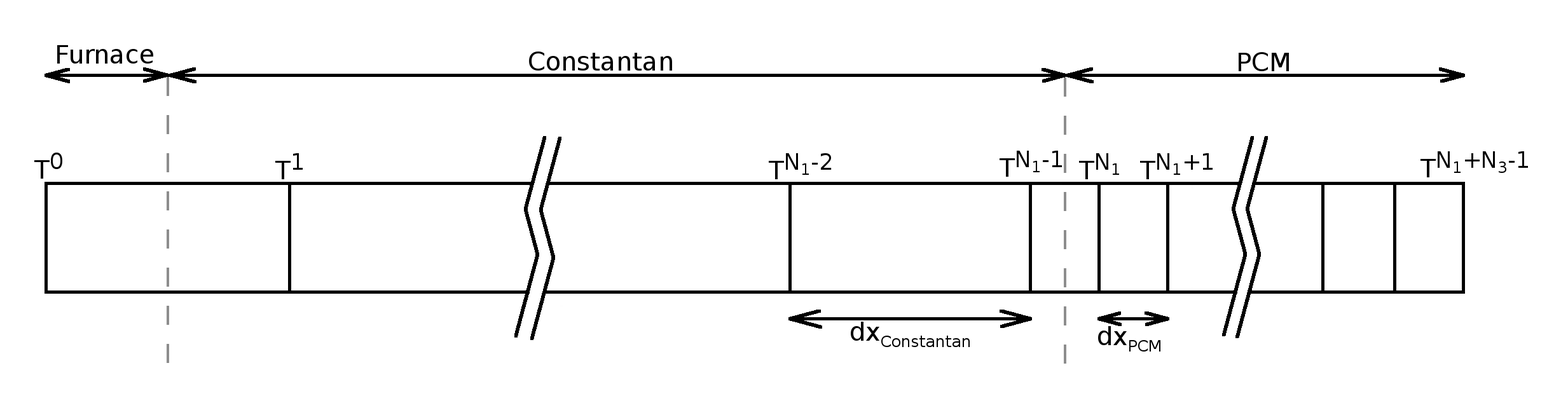
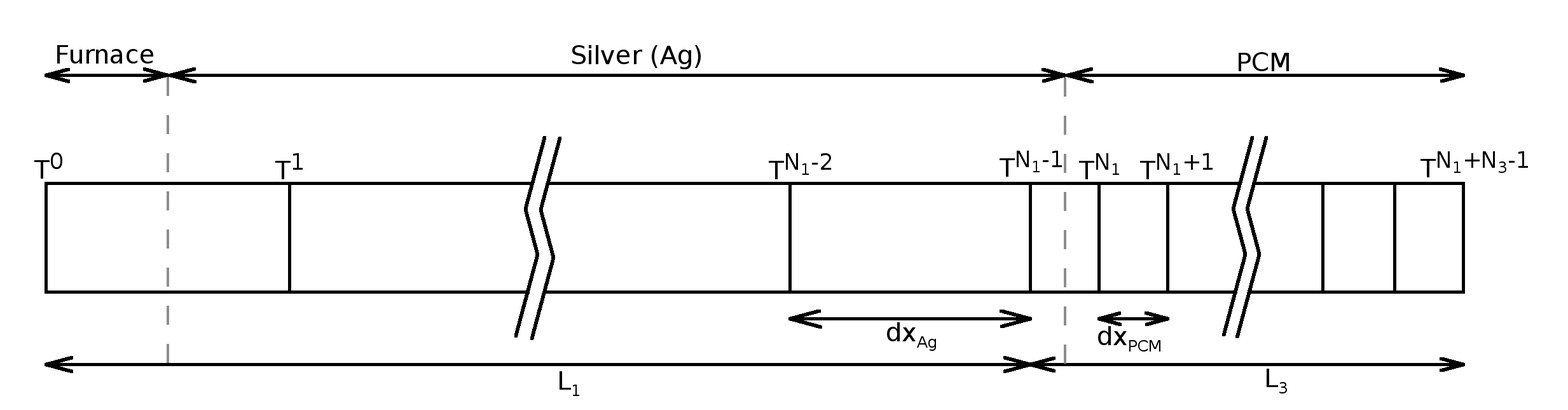
Layered file, before and after one edit (1568 × 410). Changes by layer:
renamed "Constantan" to "Silver (Ag)", painted on it over (529, 45, 701, 71)
renamed "dxConstantan" to "dxAg", painted on it over (850, 321, 970, 351)
added layer "L1" above "L3" over (559, 371, 580, 397)
added layer "L3" above "dxPCM" over (1266, 368, 1287, 394)
painted on "Background" over (44, 356, 1465, 374)
